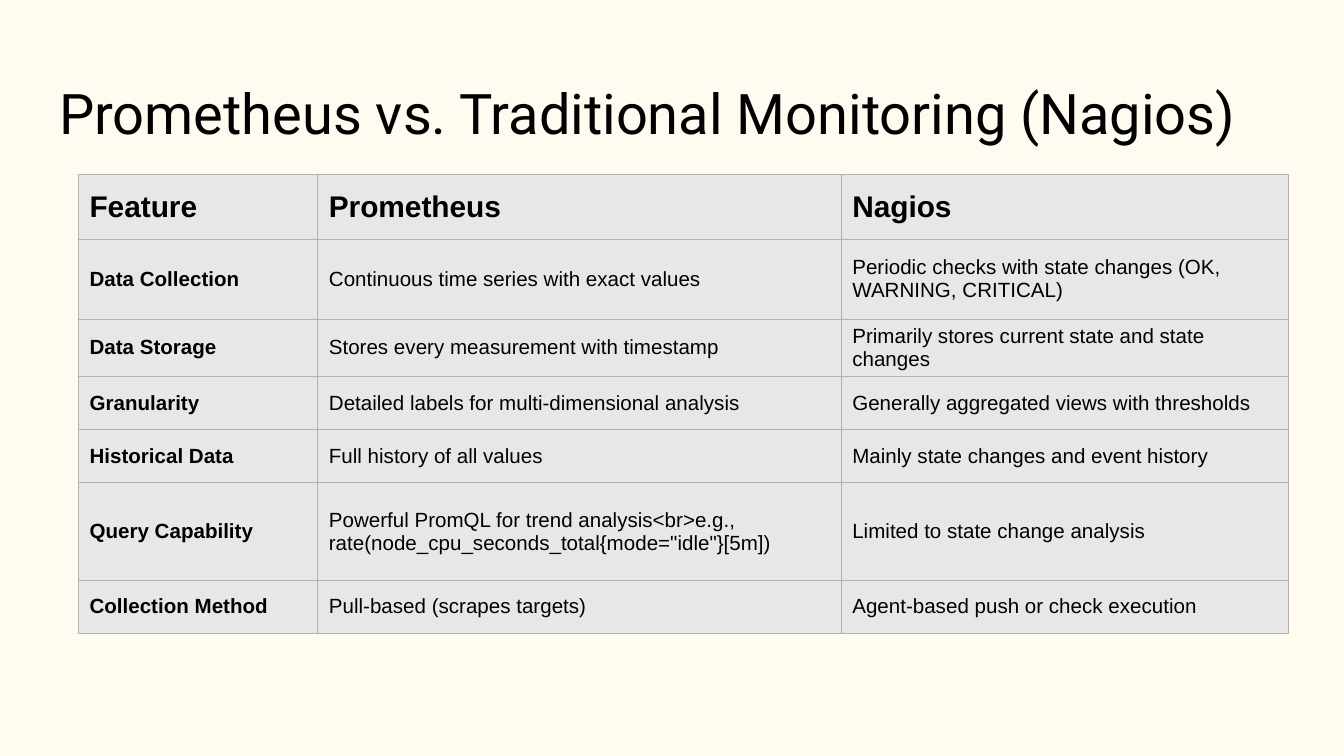
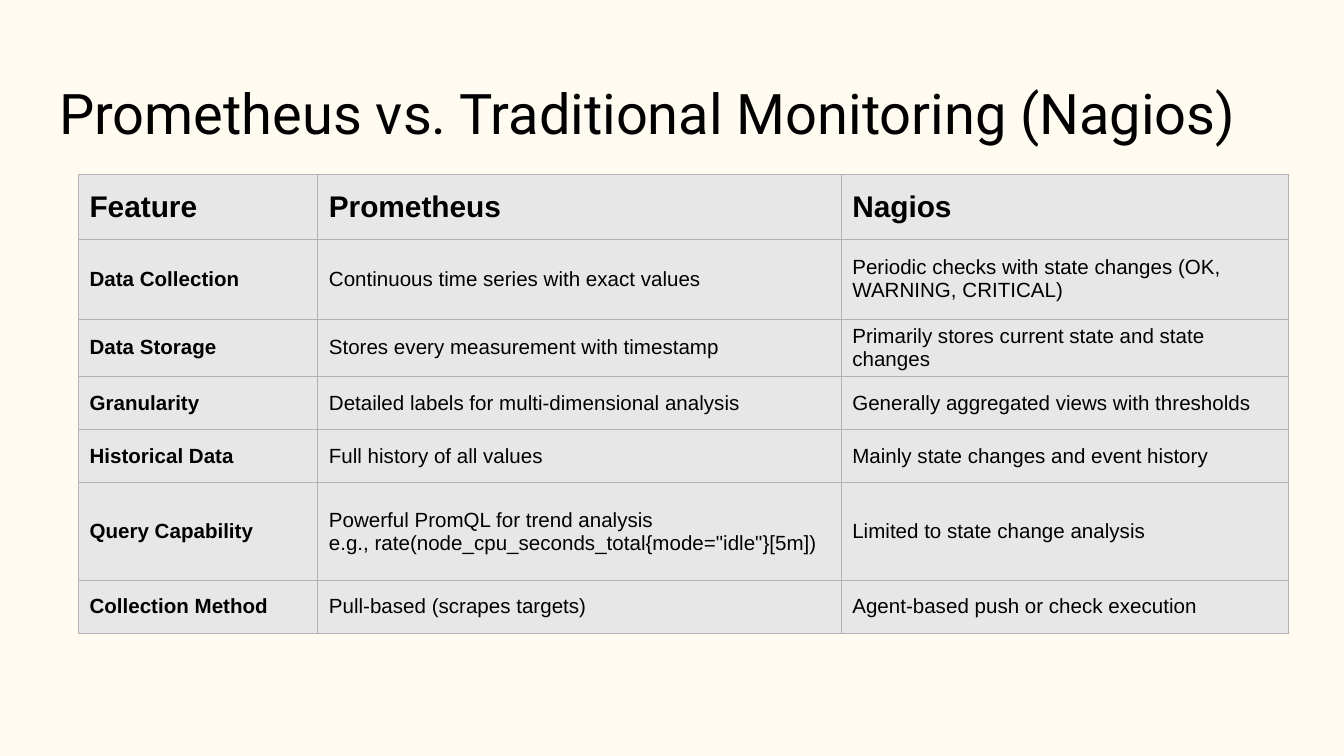
Before and after one commit to aryanm12/observability-demo, a slide deck: slide 20 of Observability.pptx. Drawn at 1344x756 pixels with LibreOffice and Linux fonts; fonts in the diff are those of the drawing. Boxes give left, top, right and bottom in pixels: in the first picture for what was removed or moved away, otherwise in the second. Text is boxed around its words. In the diff, an @@ line names an element or a change of style, - is before the commit and + after.

```diff
--- a/Observability.pptx
+++ b/Observability.pptx
@@ table at [78,175,1288,637] @@
@@ row 6, column 2: "Powerful PromQL for trend analysis<br>e.g., rate(node_cpu_seconds_total{mode="idle"}[5m])" to "Powerful PromQL for trend analysis / e.g., rate(node_cpu_seconds_total{mode="idle"}[5m])" @@
```
Also in this commit, not shown: 9 other slides changed, 2 slides removed, 2 other files.
